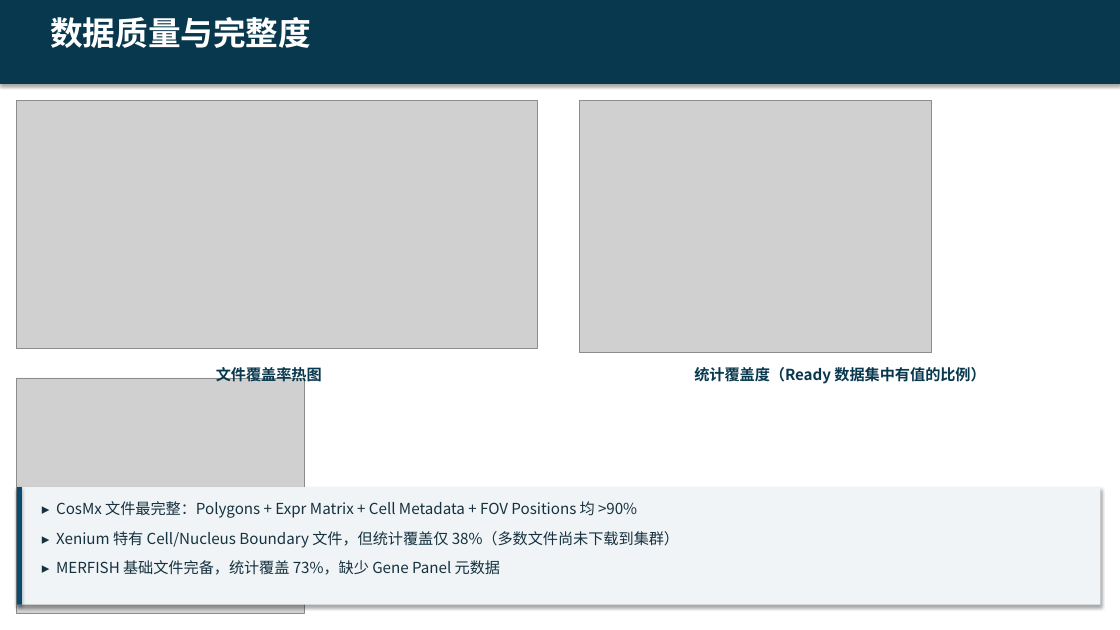
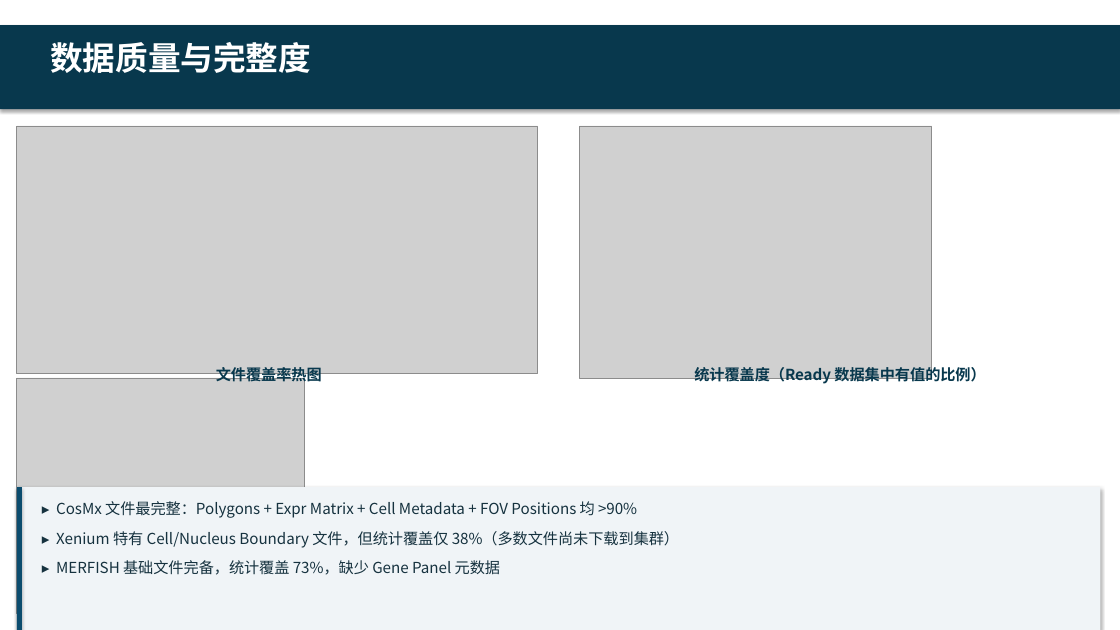
Before and after one commit to zf-li23/SubCellSpace, a slide deck: slide 6 of report/SubCellSpace_Presentation.pptx. Drawn at 1120x630 pixels with LibreOffice and Linux fonts; fonts in the diff are those of the drawing; grey boxes stand for pictures. Boxes give left, top, right and bottom in pixels: in the first picture for what was removed or moved away, otherwise in the second. Text is boxed around its words. In the diff, an @@ line names an element or a change of style, - is before the commit and + after.

Commit message:
fix: shift all slide headers and content down by 0.3in
- header() bar moved from y=0→1.0 to y=0.3→1.3
- All image Y positions: 1.2→1.5
- All text/rect Y positions: 1.3→1.6, 1.4→1.7
- Cover title unaffected

```diff
--- a/report/SubCellSpace_Presentation.pptx
+++ b/report/SubCellSpace_Presentation.pptx
@@ 2 pictures, 1 text, 1 rectangle: place and size @@
-2 pictures, 1 text, 1 rectangle at [0,0,1120,353]
+2 pictures, 1 text, 1 rectangle at [0,25,1120,378]
@@ rectangle: place and size @@
-rectangle at [17,487,1101,605]
+rectangle at [17,487,1101,630]
@@ rectangle: place and size @@
-rectangle at [17,487,22,605]
+rectangle at [17,487,22,630]
```
Also in this commit, not shown: 10 other slides changed, 3 other files.
